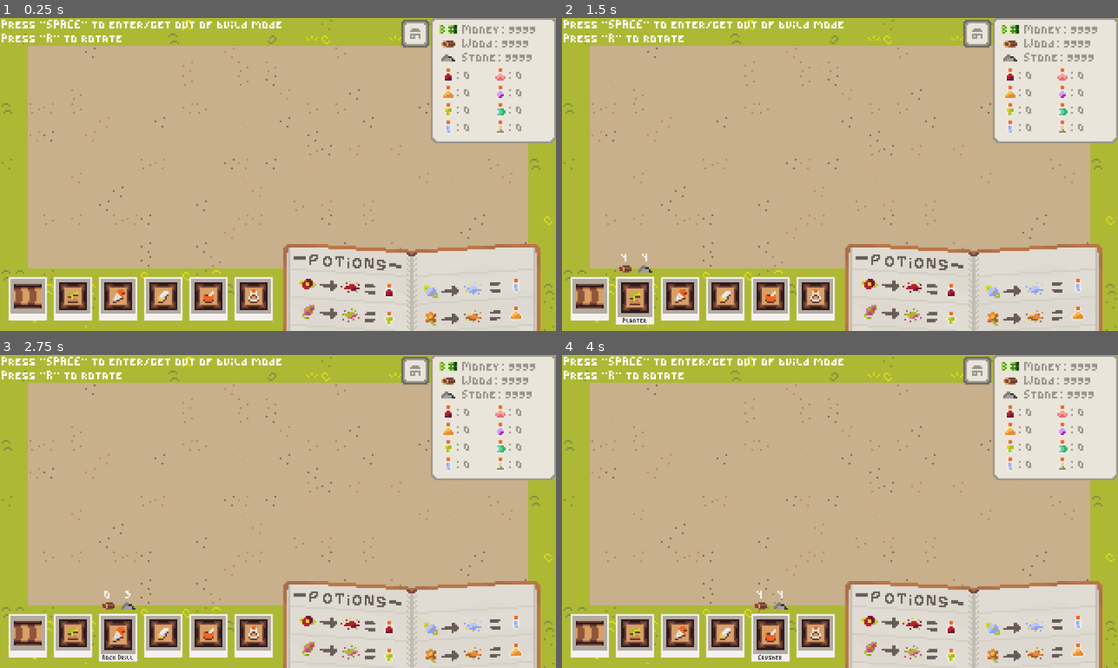
Above: before the commit, frames 1-4 (two rows, left to right).
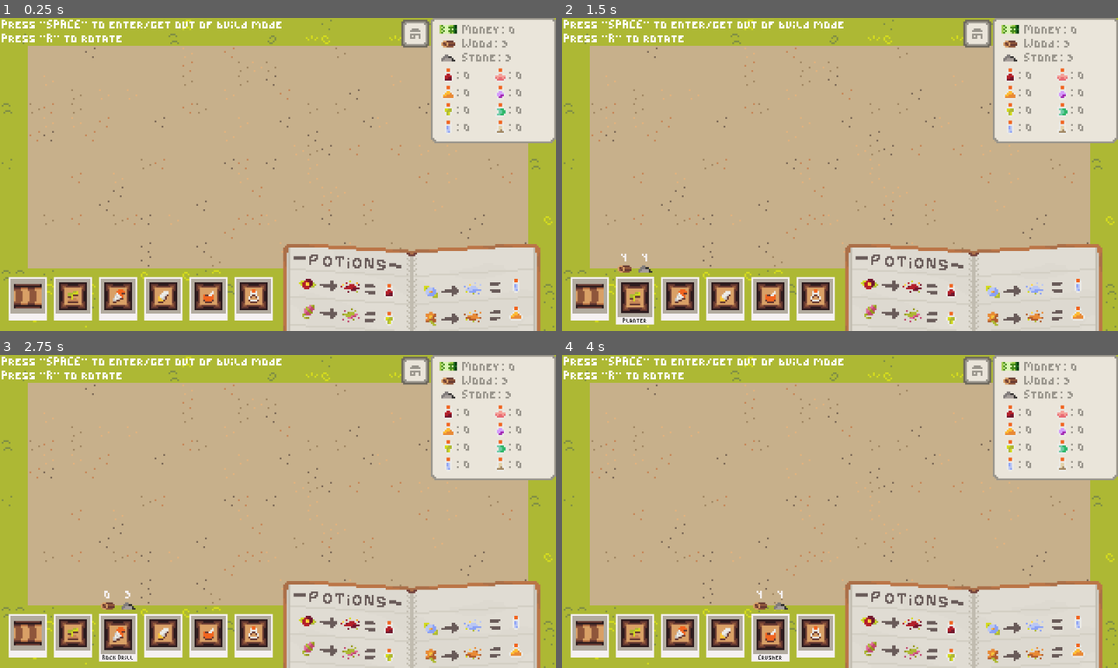
Above: after the commit, the same moments.

Repository: bsc23me/GodotWildJam426
Game: Godot game, scene res://MainScene.tscn
Same seed, same stepped clock (60 frames per second), same inputs: the game is played once before the commit and once after it. The engine's default icon, where the game draws it, is replaced by a stand-in: a white triangle on a blue panel in a dark square. Sound files missing from this copy of the repository are replaced by a short silence.
Inputs (mouse positions are in pixels of both pictures, inside the frame that each line leads up to):
- Up to frame 1 (0.25 s): no input
- Up to frame 2 (1.5 s): click (589, 299) at 0.52 s; click (634, 299) at 1.25 s
- Up to frame 3 (2.75 s): click (116, 636) at 2 s
- Up to frame 4 (4 s): click (723, 636) at 2.75 s; click (773, 636) at 3.5 s

The runs differ from the first frame. In frame 1, 0.2% of the frame differs, in the area x 90-97%, y 2-14%; in frame 2, 0.2%; in frame 3, 0.2%; in frame 4, 0.2%.

Commit message:
upgrades

Diff:
--- a/MainScene.tscn
+++ b/MainScene.tscn
@@ -795,7 +795,7 @@
 vframes = 6
 frame = 23
 
-[node name="Shop" type="Sprite2D" parent="CanvasLayer/Control" unique_id=1846293314 node_paths=PackedStringArray("shop_window")]
+[node name="Shop" type="Sprite2D" parent="CanvasLayer/Control" unique_id=1846293314 node_paths=PackedStringArray("shop_window", "price_labels")]
 position = Vector2(239, 9)
 texture = ExtResource("10_8xkvn")
 hframes = 8
@@ -803,6 +803,8 @@
 frame = 30
 script = ExtResource("14_x0cd2")
 shop_window = NodePath("../NinePatchRect3")
+price_labels = [NodePath("../NinePatchRect3/GridContainer/Button/Label"), NodePath("../NinePatchRect3/GridContainer/Button2/Label"), NodePath("../NinePatchRect3/GridContainer/Button3/Label")]
+price_msgs = Array[String](["Upgrade Belts", "Upgrade Planter", "Upgrade Processor"])
 
 [node name="Button" type="Button" parent="CanvasLayer/Control/Shop" unique_id=13933589 node_paths=PackedStringArray("node")]
 offset_left = -8.0
--- a/_scripts/constants.gd
+++ b/_scripts/constants.gd
@@ -2,7 +2,7 @@
 
 class_name GameConstants
 
-var DEBUG_MODE = true
+var DEBUG_MODE = false
 
 var UPGRADES: Dictionary[TileConstruct.TileType,int] = {
 	TileConstruct.TileType.BELT:1,
--- a/_scripts/resource_manager.gd
+++ b/_scripts/resource_manager.gd
@@ -13,7 +13,8 @@
 	STONE_AMOUNT = 9999 if Constants.DEBUG_MODE else 3
 	MONEY_AMOUNT = 9999 if Constants.DEBUG_MODE else 0
 	for i in 8:
-		POTION_AMOUNTS.set(i+9, 0)
+		var amt = 999 if Constants.DEBUG_MODE else 0
+		POTION_AMOUNTS.set(i+9, amt)
 
 func adjust_resource(type:ResourceType, amount: int):
 	match type:
@@ -38,3 +39,6 @@
 
 func get_money():
 	return MONEY_AMOUNT
+
+func has_potions(type: Constants.ItemType, amount: int) -> bool:
+	return POTION_AMOUNTS[type] > amount
--- a/_scripts/shop.gd
+++ b/_scripts/shop.gd
@@ -21,8 +21,11 @@
 
 # Called every frame. 'delta' is the elapsed time since the previous frame.
 func _process(delta: float) -> void:
-	for i in price_labels.size():
-		price_labels[i].text = price_msgs[i] + ""
+	var t = 0
+	for i in Constants.UPGRADES.keys():
+		price_labels[t].text = price_msgs[t]+"\n%9d%11d" % [prices[Constants.UPGRADES[i] - 1],prices[Constants.UPGRADES[i] - 1]]
+		t += 1
+	price_labels[0].text = price_msgs[0]+"\n%9d" % prices[Constants.UPGRADES[TileConstruct.TileType.BELT] - 1]
 	pass
 
 func toggle_shop_window():
@@ -35,15 +38,28 @@
 
 func _upgrade(type: int) -> void:
 	# ADD PRICES 25, 100, 500, 2000
+	var p = prices[Constants.UPGRADES[type]-1]
 	match type:
+		TileConstruct.TileType.BELT:
+			sell_potions(p,
+				[Constants.ItemType.SPEED_POTION])
 		TileConstruct.TileType.PLANTER:
-			if(ResourceManager.POTION_AMOUNTS[Constants.ItemType.SPEED_POTION] > prices[Constants.UPGRADES[type]-1]
-			and ResourceManager.POTION_AMOUNTS[Constants.ItemType.LOVE_POTION] > prices[Constants.UPGRADES[type]-1]):
-				Constants.UPGRADES.set(type,Constants.UPGRADES[type] + 1)
-				ResourceManager.POTION_AMOUNTS.set(
-					ResourceManager.POTION_AMOUNTS[Constants.ItemType.SPEED_POTION],
-					ResourceManager.POTION_AMOUNTS[Constants.ItemType.SPEED_POTION] - prices[Constants.UPGRADES[type]-1])
-				ResourceManager.POTION_AMOUNTS.set(
-					ResourceManager.POTION_AMOUNTS[Constants.ItemType.LOVE_POTION],
-					ResourceManager.POTION_AMOUNTS[Constants.ItemType.LOVE_POTION] - prices[Constants.UPGRADES[type]-1])
+			sell_potions(p,
+				[Constants.ItemType.SPEED_POTION,
+				Constants.ItemType.LOVE_POTION])
+		TileConstruct.TileType.PLANT_PROCESSOR:
+			sell_potions(p,
+				[Constants.ItemType.SPEED_POTION,
+				Constants.ItemType.EXPLOSIVE_POTION])
+
+	Constants.UPGRADES.set(type,Constants.UPGRADES[type] + 1)
 	pass # Replace with function body.
+
+func sell_potions(amount: int, potions: Array[Constants.ItemType]):
+	var enough = true
+	for i in potions.size():
+		if !ResourceManager.has_potions(potions[i], amount):
+			enough = false
+	if enough:
+		for i in potions.size():
+			ResourceManager.adjust_potions(potions[i],-amount)
--- a/sub_scenes/brewery.tscn
+++ b/sub_scenes/brewery.tscn
@@ -29,7 +29,7 @@
 resource_type = 4
 resource_amount = 10
 needed_ingredients = Array[int]([8, 6, 7, 5])
-max_items = 10
+max_items = 999999
 delay = 1.0
 squish = NodePath("Button")
 metadata/_custom_type_script = "uid://da145ili7n1y2"
